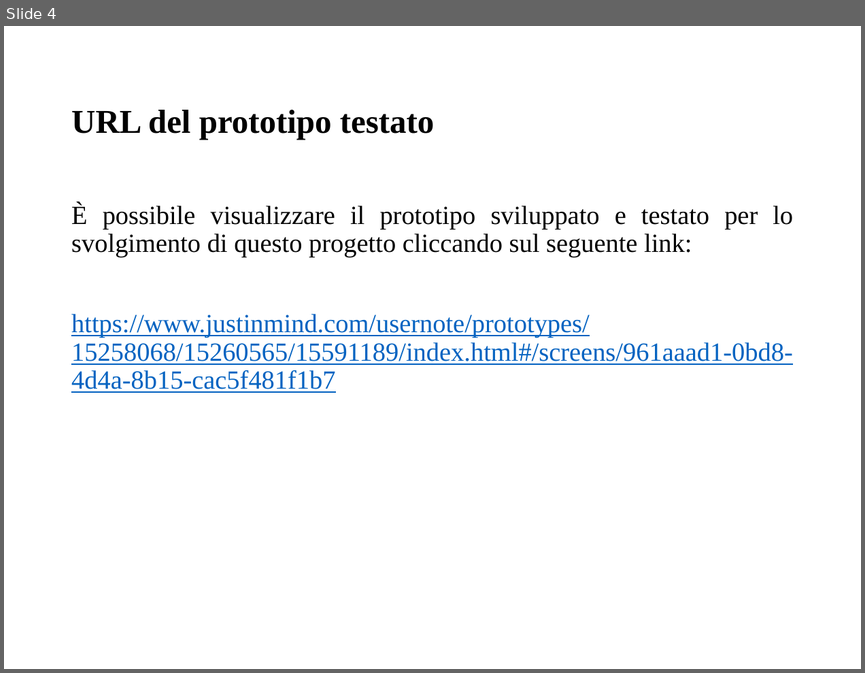
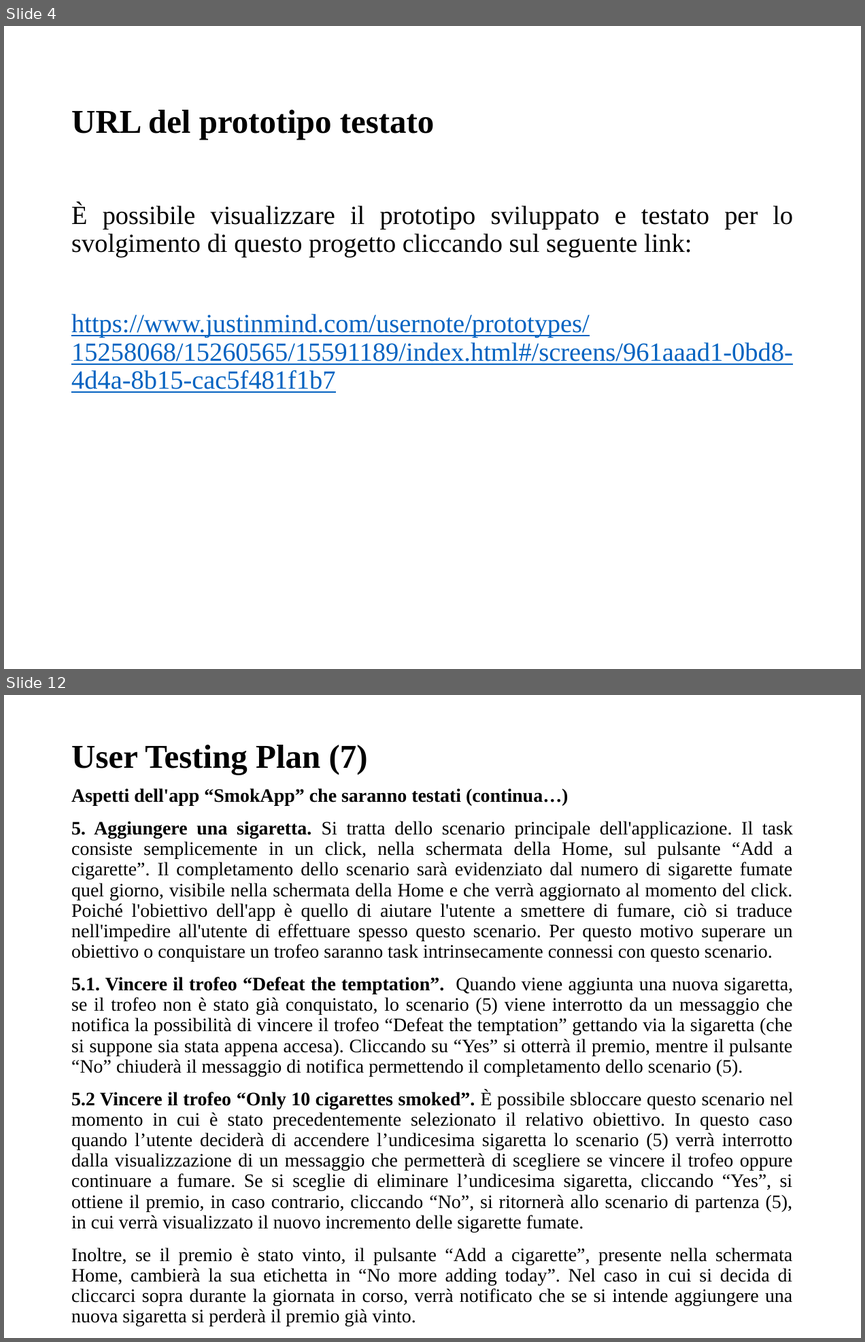
Before and after one commit to giusmastro91/Cognitive-systems, a slide deck: Prova_6/Leone_Mastrosimone_PresentazioneProgetto.pptx. Shown one above the other, each under a label of ours: slide 4 before the commit, slides 4 and 12 after it; the slides between them are not shown. The pictures are 865x673 and 865x1342 pixels, drawn with LibreOffice and Linux fonts; fonts in the diff are those of the drawing. Boxes give left, top, right and bottom in pixels: in the first picture for what was removed or moved away, otherwise in the second. Text is boxed around its words. In the diff, an @@ line names an element or a change of style, - is before the commit and + after.

Commit message:
powerpoint

```diff
--- a/Prova_6/Leone_Mastrosimone_PresentazioneProgetto.pptx
+++ b/Prova_6/Leone_Mastrosimone_PresentazioneProgetto.pptx
@@ slide 12 added at (x1=4, y1=695, x2=861, y2=1338), background #FFFFFF @@
@@ title added at (x1=71, y1=745, x2=368, y2=775), 28 pt, text #000000, bold @@
+User Testing Plan (7)
@@ text added at (x1=71, y1=788, x2=793, y2=1326), 16 pt, text #000000 @@
+Aspetti dell'app “SmokApp” che saranno testati (continua…)
+5. Aggiungere una sigaretta. Si tratta dello scenario principale dell'applicazione. Il task consiste semplicemente in un click, nella schermata della Home, sul pulsante “Add a cigarette”. Il completamento dello scenario sarà evidenziato dal numero di sigarette fumate quel giorno, visibile nella schermata della Home e che verrà aggiornato al momento del click. Poiché l'obiettivo dell'app è quello di aiutare l'utente a smettere di fumare, ciò si traduce nell'impedire all'utente di effettuare spesso questo scenario. Per questo motivo superare un obiettivo o conquistare un trofeo saranno task intrinsecamente connessi con questo scenario.
+5.1. Vincere il trofeo “Defeat the temptation”. Quando viene aggiunta una nuova sigaretta, se il trofeo non è stato già conquistato, lo scenario (5) viene interrotto da un messaggio che notifica la possibilità di vincere il trofeo “Defeat the temptation” gettando via la sigaretta (che si suppone sia stata appena accesa). Cliccando su “Yes” si otterrà il premio, mentre il pulsante “No” chiuderà il messaggio di notifica permettendo il completamento dello scenario (5).
+5.2 Vincere il trofeo “Only 10 cigarettes smoked”. È possibile sbloccare questo scenario nel momento in cui è stato precedentemente selezionato il relativo obiettivo. In questo caso quando l’utente deciderà di accendere l’undicesima sigaretta lo scenario (5) verrà interrotto dalla visualizzazione di un messaggio che permetterà di scegliere se vincere il trofeo oppure continuare a fumare. Se si sceglie di eliminare l’undicesima sigaretta, cliccando “Yes”, si ottiene il premio, in caso contrario, cliccando “No”, si ritornerà allo scenario di partenza (5), in cui verrà visualizzato il nuovo incremento delle sigarette fumate.
+Inoltre, se il premio è stato vinto, il pulsante “Add a cigarette”, presente nella schermata Home, cambierà la sua etichetta in “No more adding today”. Nel caso in cui si decida di cliccarci sopra durante la giornata in corso, verrà notificato che se si intende aggiungere una nuova sigaretta si perderà il premio già vinto.
```
Also in this commit, not shown: 7 other slides added, 1 slide removed.
